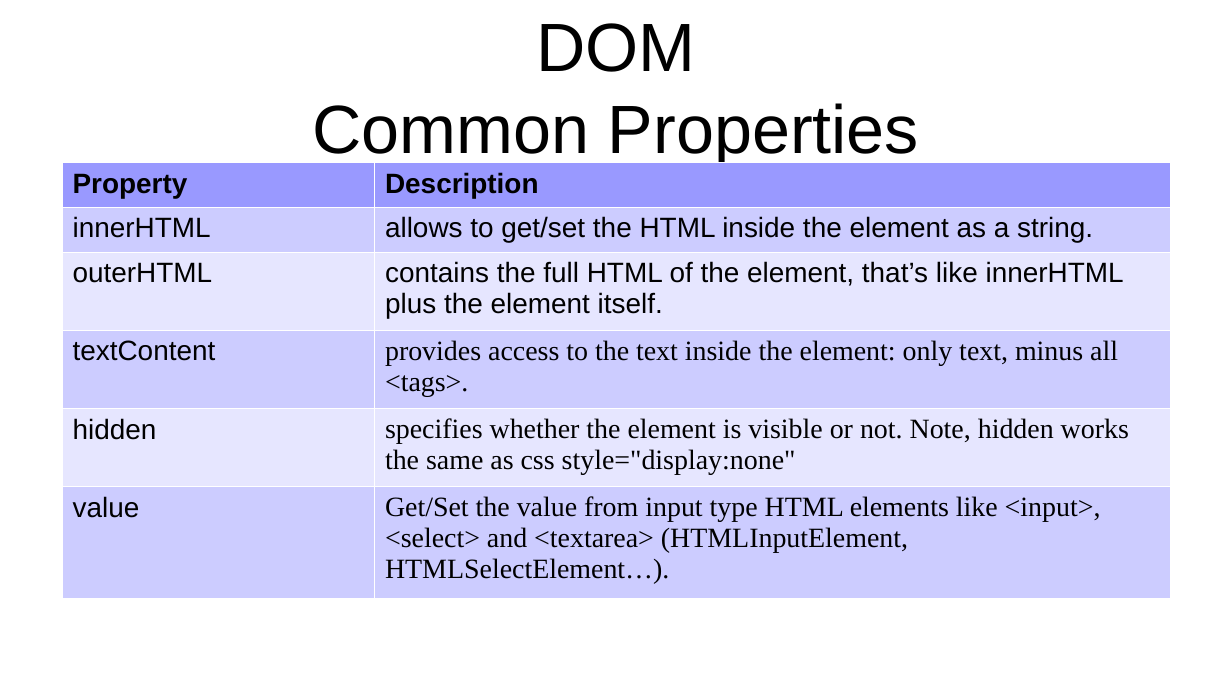
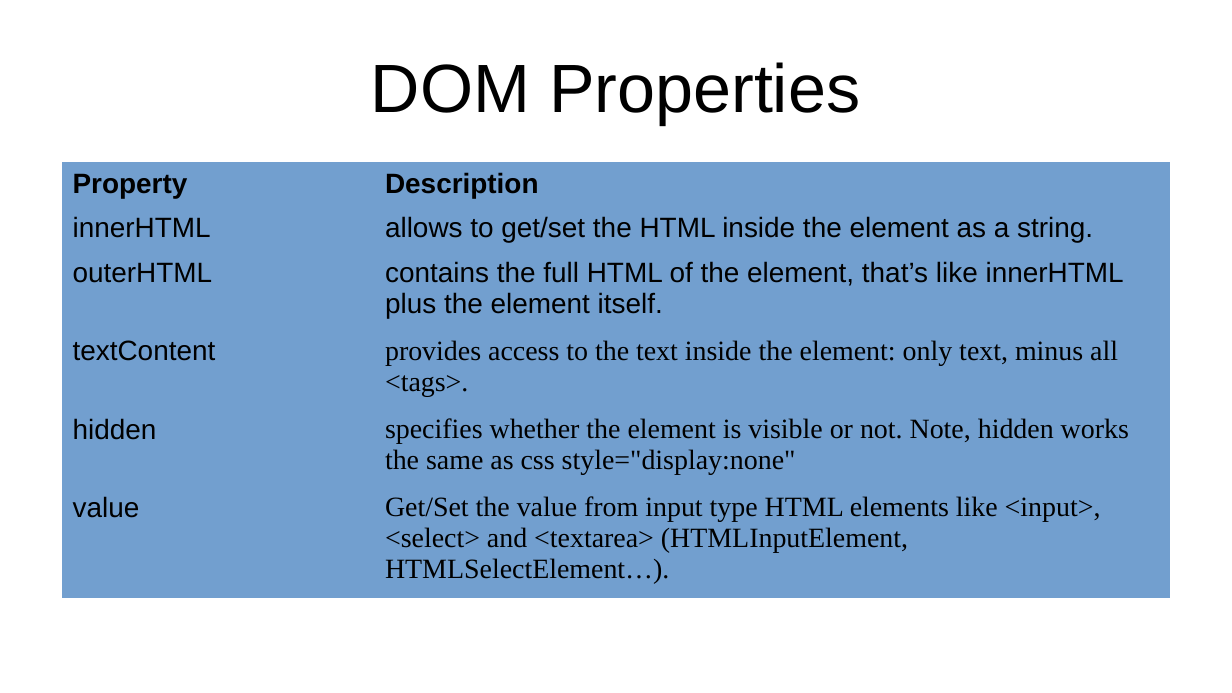
Before and after one commit to rajeshchauhan23102008/documents, a slide deck: slide 20 of src/courses/javascript/Javascript - No Theme.odp (slide 19 before the commit). Drawn at 1232x693 pixels with LibreOffice and Linux fonts; fonts in the diff are those of the drawing. Boxes give left, top, right and bottom in pixels: in the first picture for what was removed or moved away, otherwise in the second. Text is boxed around its words. In the diff, an @@ line names an element or a change of style, - is before the commit and + after.

```diff
--- a/src/courses/javascript/Javascript - No Theme.odp
+++ b/src/courses/javascript/Javascript - No Theme.odp
@@ title at (371,62,860,125): text changed @@
-DOM
-Common Properties
+DOM Properties
@@ table at (61,162,1171,588) @@
@@ fill #9999FF to #729FCF in row 1 @@
@@ fill #CCCCFF to #729FCF in 6 cells @@
@@ fill #E6E6FF to #729FCF in 4 cells @@
@@ borders changed @@
```
Also in this commit, not shown: 8 other slides changed, 3 slides added.
